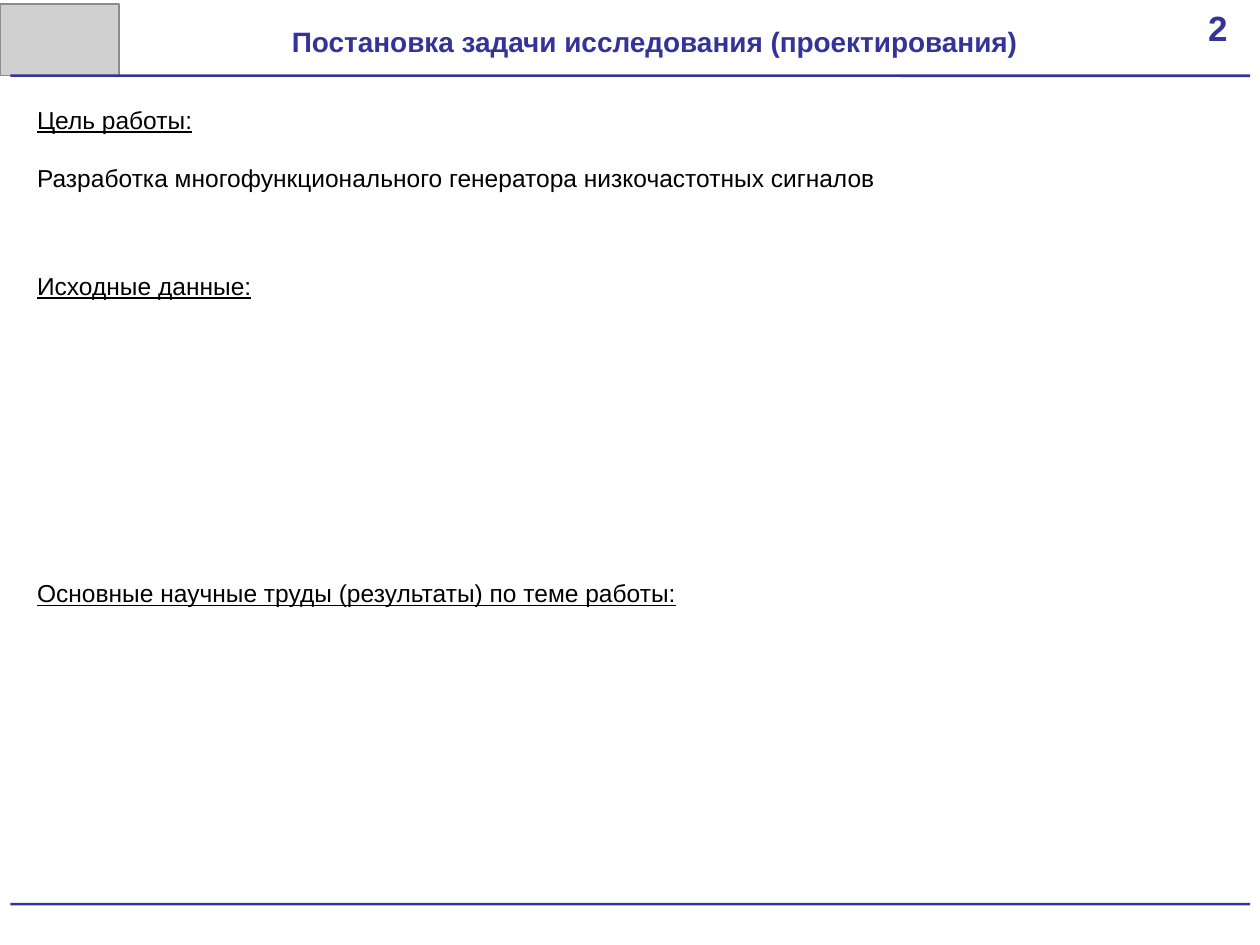
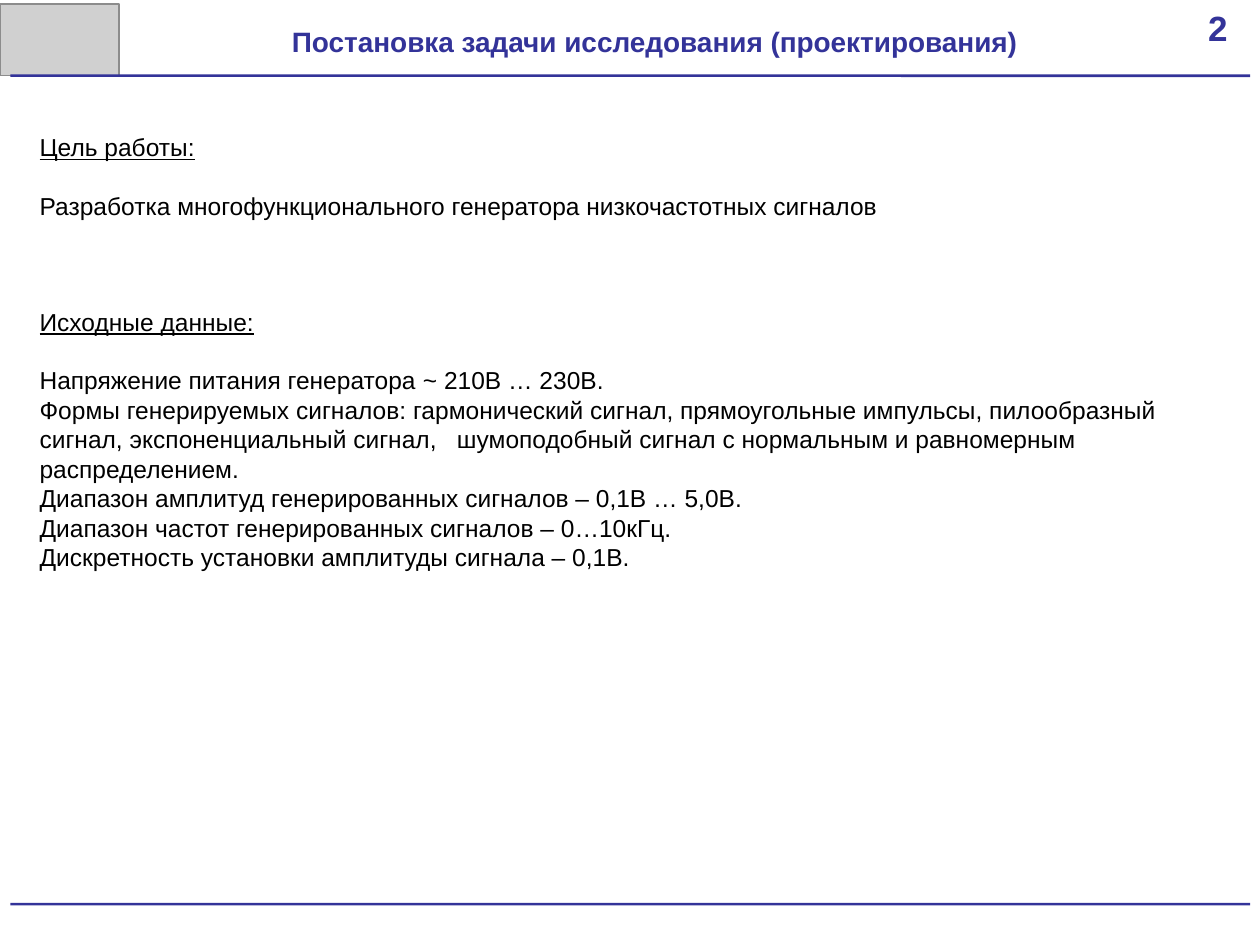
Before and after one commit to scorpion-afi/oscilator, a slide deck: slide 2 of documentation/Presentation.pptx. Drawn at 1260x945 pixels with LibreOffice and Linux fonts; fonts in the diff are those of the drawing; grey boxes stand for pictures. Boxes give left, top, right and bottom in pixels: in the first picture for what was removed or moved away, otherwise in the second. Text is boxed around its words. In the diff, an @@ line names an element or a change of style, - is before the commit and + after.

```diff
--- a/documentation/Presentation.pptx
+++ b/documentation/Presentation.pptx
@@ text "Цель работы:": place and size @@
-text "Цель работы:" at bbox=[37, 111, 874, 192]
+text "Цель работы:" at bbox=[40, 138, 876, 220]
@@ text "Исходные данные:": place and size @@
-text "Исходные данные:" at bbox=[37, 278, 251, 300]
+text "Исходные данные:" at bbox=[40, 314, 1155, 571]
@@ text at bbox=[40, 372, 1155, 571]: paragraphs added @@
+Напряжение питания генератора ~ 210В … 230В.
+Формы генерируемых сигналов: гармонический сигнал, прямоугольные импульсы, пилообразный сигнал, экспоненциальный сигнал, шумоподобный сигнал с нормальным и равномерным распределением.
+Диапазон амплитуд генерированных сигналов – 0,1В … 5,0В.
+Диапазон частот генерированных сигналов – 0…10кГц.
+Дискретность установки амплитуды сигнала – 0,1В.
@@ text removed at bbox=[37, 584, 675, 607] @@
-Основные научные труды (результаты) по теме работы:
```
Also in this commit, not shown: 14 other slides changed, 3 slides added, 1 slide removed, 1 other file.
